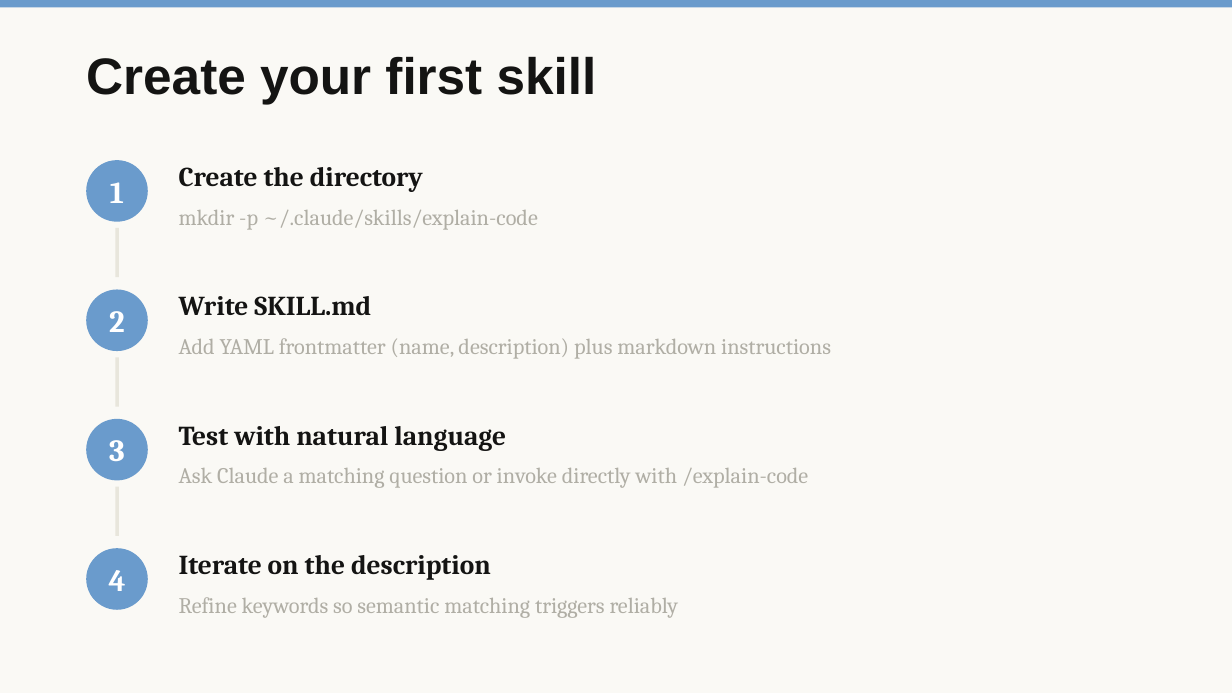
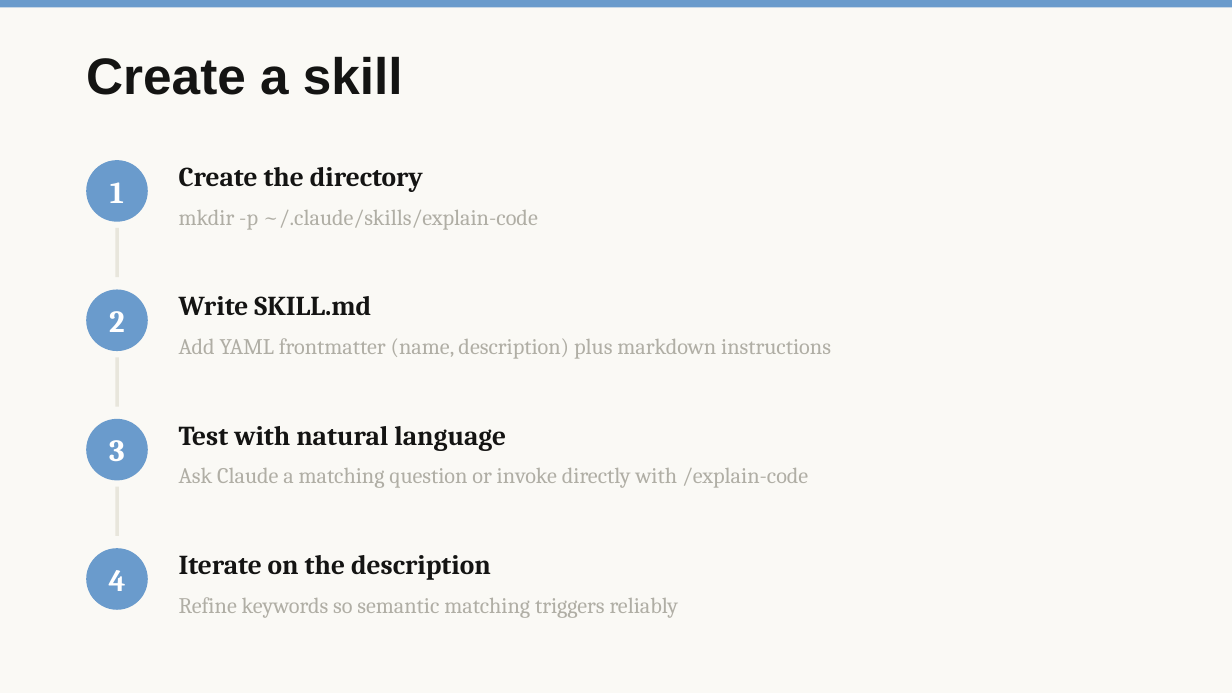
Before and after one commit to kyliejhenson/training_modules, a slide deck: slide 13 of Deliverables/Training_Skills_Developers.pptx. Drawn at 1232x693 pixels with LibreOffice and Linux fonts; fonts in the diff are those of the drawing. Boxes give left, top, right and bottom in pixels: in the first picture for what was removed or moved away, otherwise in the second. Text is boxed around its words. In the diff, an @@ line names an element or a change of style, - is before the commit and + after.

Commit message:
Update skills, template, and deliverables with latest refinements
Updated content-refresh and facilitator-guide skill definitions,
refined source registry mappings, and refreshed training template
and Developers training deck with latest content edits.

```diff
--- a/Deliverables/Training_Skills_Developers.pptx
+++ b/Deliverables/Training_Skills_Developers.pptx
@@ text at (86, 56, 403, 95): text changed @@
-Create your first skill
+Create a skill
```
Also in this commit, not shown: 5 other slides changed, 1 slide added, 5 other files.
